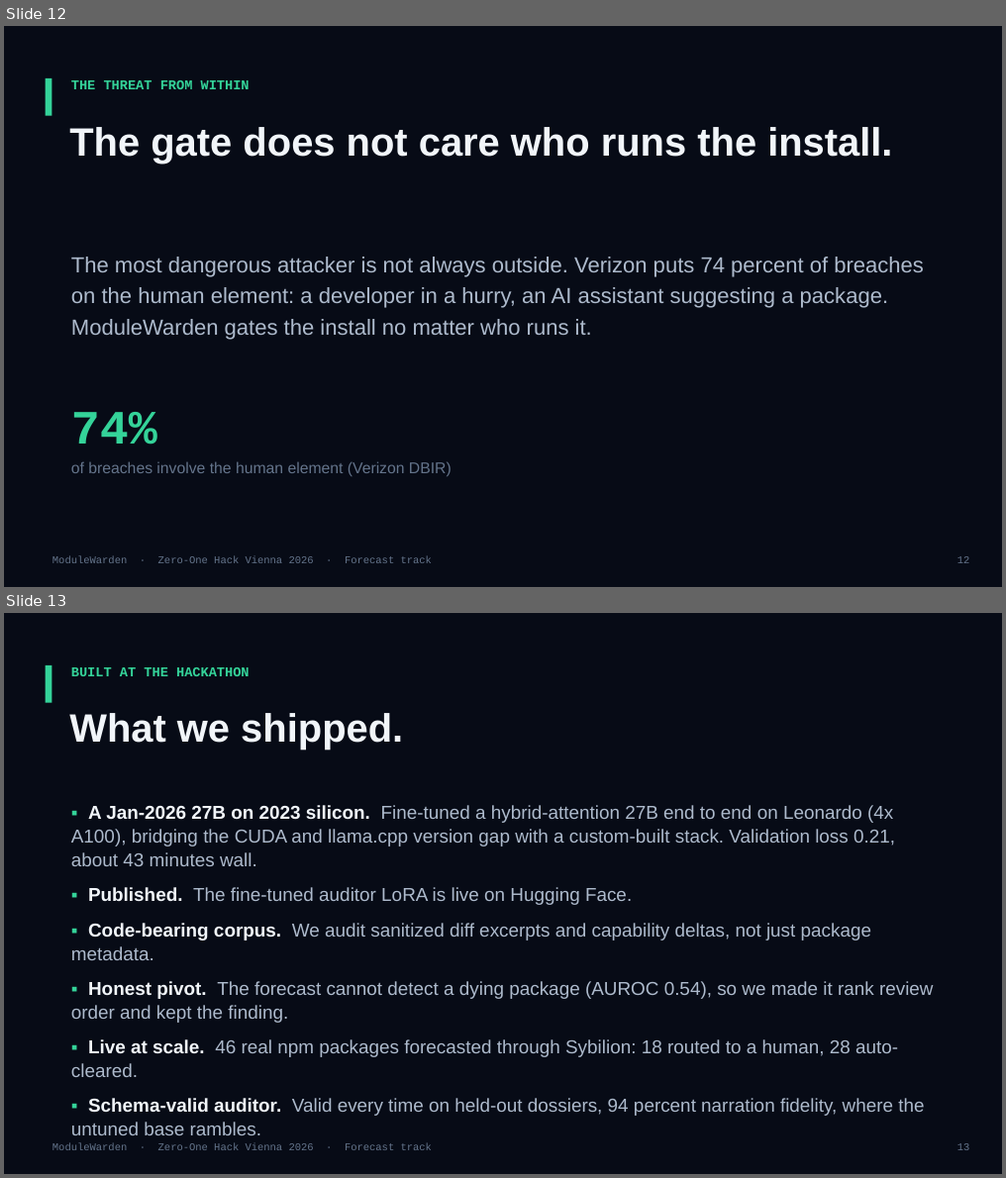
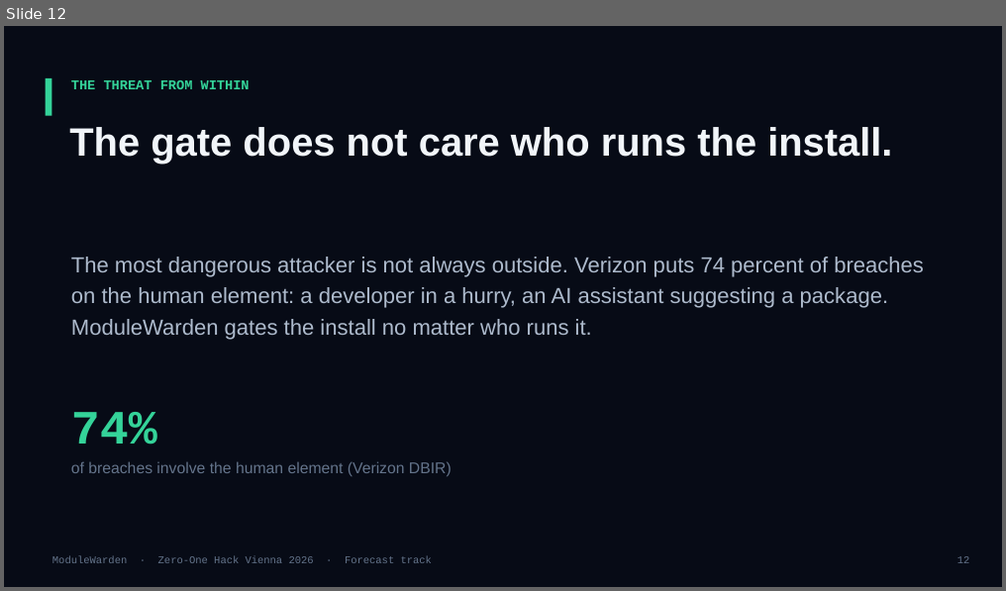
Before and after one commit to apetersson/ModuleWarden, a slide deck: ModuleWarden-deck.pptx. Shown one above the other, each under a label of ours: slides 12 and 13 before the commit, slide 12 after it. The pictures are 1006x1178 and 1006x591 pixels, drawn with LibreOffice and Linux fonts; fonts in the diff are those of the drawing. Boxes give left, top, right and bottom in pixels: in the first picture for what was removed or moved away, otherwise in the second. Text is boxed around its words. In the diff, an @@ line names an element or a change of style, - is before the commit and + after.

Commit message:
submission: add MILESTONES.md; deck back to clean 14-slide pitch (milestones live in the .md)

```diff
--- a/ModuleWarden-deck.pptx
+++ b/ModuleWarden-deck.pptx
@@ slide 13 removed at (4, 613, 1002, 1174), background #FFFFFF @@
@@ rectangle removed at (4, 613, 1002, 1174) @@
@@ rectangle removed at (46, 665, 52, 703) @@
@@ text removed at (71, 667, 250, 676) @@
-BUILT AT THE HACKATHON
@@ text removed at (69, 713, 403, 750) @@
-What we shipped.
@@ text removed at (71, 805, 934, 1116) @@
-▪ A Jan-2026 27B on 2023 silicon. Fine-tuned a hybrid-attention 27B end to end on Leonardo (4x A100), bridging the CUDA and llama.cpp version gap with a custom-built stack. Validation loss 0.21, about 43 minutes wall.
-▪ Published. The fine-tuned auditor LoRA is live on Hugging Face.
-▪ Code-bearing corpus. We audit sanitized diff excerpts and capability deltas, not just package metadata.
-▪ Honest pivot. The forecast cannot detect a dying package (AUROC 0.54), so we made it rank review order and kept the finding.
-▪ Live at scale. 46 real npm packages forecasted through Sybilion: 18 routed to a human, 28 auto-cleared.
-▪ Schema-valid auditor. Valid every time on held-out dossiers, 94 percent narration fidelity, where the untuned base rambles.
@@ text removed at (53, 1144, 432, 1151) @@
-ModuleWarden · Zero-One Hack Vienna 2026 · Forecast track
@@ text removed at (957, 1144, 970, 1151) @@
-13
```
Also in this commit, not shown: 2 slides changed, 1 other file.
